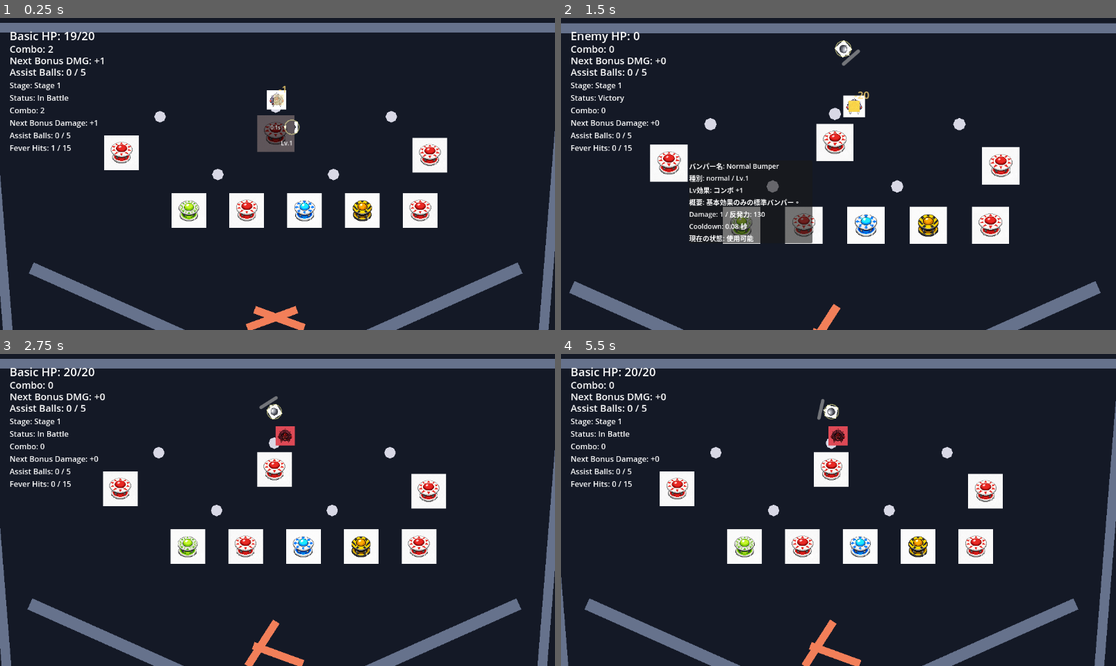
Above: before the commit, frames 1-4 (two rows, left to right).
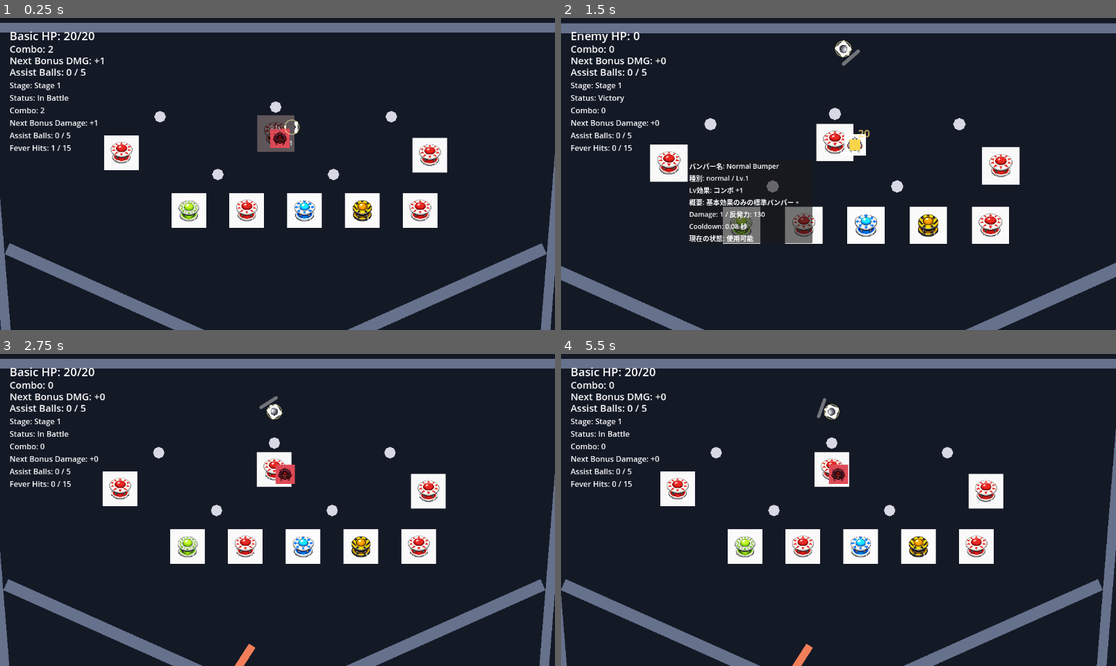
Above: after the commit, the same moments.

Repository: hamayu691-hamy/codex_godot
Game: Godot game, scene res://scenes/PinballBattleScene.tscn
Two runs of this game, one before a commit and one after it. Both use one fixed random seed, a clock stepped at 60 frames per second and the inputs below. The project has no main scene, so this scene is started directly.
Inputs (mouse positions are in pixels of both pictures, inside the frame that each line leads up to):
- Up to frame 1 (0.25 s): no input
- Up to frame 2 (1.5 s): move the mouse to (677, 152) at 0.52 s; hold Right 0.53-1.28 s; hold R 0.53-1.28 s; click (677, 152) at 0.67 s; move the mouse to (683, 152) at 1.27 s; hold Left from 1.28 s (still down); tap K at 1.35 s; click (683, 152) at 1.42 s
- Up to frame 3 (2.75 s): tap R at 1.55 s; move the mouse to (260, 497) at 2.02 s; release Left at 2.03 s; hold Right from 2.03 s (still down); hold R from 2.03 s (still down); tap B at 2.1 s; click (260, 497) at 2.17 s
- Up to frame 4 (5.5 s): move the mouse to (683, 488) at 2.77 s; release R at 2.78 s; tap R at 2.85, 4.55 s; click (683, 488) at 2.92 s; move the mouse to (672, 488) at 3.52 s; release Right at 3.53 s; hold R 3.53-4.28 s; hold Left from 3.53 s (still down); click (672, 488) at 3.67 s; move the mouse to (988, 491) at 4.27 s; tap K at 4.35 s; click (988, 491) at 4.42 s; move the mouse to (694, 591) at 5.02 s; hold R from 5.03 s (still down); tap B at 5.1 s; click (694, 591) at 5.17 s

The runs differ from the first frame. In frame 1, 4.8% of the frame differs, in the area x 0-100%, y 4-100%; in frame 2, 3.3%; in frame 3, 5.3%; in frame 4, 6.1%, in the area x 0-100%, y 14-100%.

Commit message:
Adjust stage field and flipper layout

Diff:
--- a/scripts/gameplay/stage_config.gd
+++ b/scripts/gameplay/stage_config.gd
@@ -4,9 +4,9 @@
 # Stage coordinates are authored in field-space pixels. The origin is the
 # top-left of the play field, X increases to the right, and Y increases down.
 const FIELD_WIDTH: float = 1200.0
-const FIELD_HEIGHT: float = 700.0
+const FIELD_HEIGHT: float = 800.0
 const VIEW_WIDTH: float = 800.0
-const VIEW_HEIGHT: float = 700.0
+const VIEW_HEIGHT: float = 800.0
 # Minimum collision thickness applied to sloped guide walls so that shallow
 # rotations do not make the playable edge too thin for stable ball contacts.
 const SLOPE_WALL_MIN_THICKNESS: float = 25.0
@@ -22,18 +22,18 @@
 
 const STAGE_ENEMY_CONFIGS: Dictionary = {
 	"stage_01": [
-		{"position": Vector2(FIELD_CENTER_X, 170.0), "enemy_type": "basic", "move_range": 260.0, "sprite_path": "res://gazou/enemy_0.png", "sprite_scale": Vector2.ONE * (40.0 / 1254.0)},
+		{"position": Vector2(FIELD_CENTER_X, 250.0), "enemy_type": "basic", "move_range": 260.0, "sprite_path": "res://gazou/enemy_0.png", "sprite_scale": Vector2.ONE * (40.0 / 1254.0)},
 	],
 	"stage_02": [
-		{"position": Vector2(FIELD_CENTER_X - 140.0, 165.0), "enemy_type": "swift", "move_range": 180.0, "sprite_path": "res://gazou/enemy_0.png", "sprite_scale": Vector2.ONE * (34.0 / 1254.0)},
-		{"position": Vector2(FIELD_CENTER_X + 140.0, 165.0), "enemy_type": "swift", "move_range": 180.0, "sprite_path": "res://gazou/enemy_0.png", "sprite_scale": Vector2.ONE * (34.0 / 1254.0)},
+		{"position": Vector2(FIELD_CENTER_X - 140.0, 265.0), "enemy_type": "swift", "move_range": 180.0, "sprite_path": "res://gazou/enemy_0.png", "sprite_scale": Vector2.ONE * (34.0 / 1254.0)},
+		{"position": Vector2(FIELD_CENTER_X + 140.0, 265.0), "enemy_type": "swift", "move_range": 180.0, "sprite_path": "res://gazou/enemy_0.png", "sprite_scale": Vector2.ONE * (34.0 / 1254.0)},
 	],
 	"stage_03": [
-		{"position": Vector2(FIELD_CENTER_X - 120.0, 165.0), "enemy_type": "tank", "move_range": 120.0, "sprite_path": "res://gazou/enemy_0.png", "sprite_scale": Vector2.ONE * (48.0 / 1254.0)},
-		{"position": Vector2(FIELD_CENTER_X + 140.0, 175.0), "enemy_type": "basic", "move_range": 180.0, "sprite_path": "res://gazou/enemy_0.png", "sprite_scale": Vector2.ONE * (40.0 / 1254.0)},
+		{"position": Vector2(FIELD_CENTER_X - 120.0, 265.0), "enemy_type": "tank", "move_range": 120.0, "sprite_path": "res://gazou/enemy_0.png", "sprite_scale": Vector2.ONE * (48.0 / 1254.0)},
+		{"position": Vector2(FIELD_CENTER_X + 140.0, 275.0), "enemy_type": "basic", "move_range": 180.0, "sprite_path": "res://gazou/enemy_0.png", "sprite_scale": Vector2.ONE * (40.0 / 1254.0)},
 	],
 	"stage_boss_01": [
-		{"position": Vector2(FIELD_CENTER_X, 145.0), "enemy_type": "boss", "move_range": 360.0, "sprite_path": "res://gazou/enemy_0.png", "sprite_scale": Vector2.ONE * (64.0 / 1254.0)},
+		{"position": Vector2(FIELD_CENTER_X, 245.0), "enemy_type": "boss", "move_range": 360.0, "sprite_path": "res://gazou/enemy_0.png", "sprite_scale": Vector2.ONE * (64.0 / 1254.0)},
 	],
 }
 
@@ -146,15 +146,15 @@
 			# Flipper guide walls form the lower funnel. Their centers are offset
 			# 270 px from FIELD_CENTER_X and rotated toward the flippers so misses
 			# roll back into the reachable lower play area.
-			{"name": "LeftFlipperGuideWall", "position": Vector2(FIELD_CENTER_X - 270.0, 625.0), "size": Vector2(520.0, 18.0), "rot …(195 unchanged characters)…
-			{"name": "RightFlipperGuideWall", "position": Vector2(FIELD_CENTER_X + 270.0, 625.0), "size": Vector2(520.0, 18.0), "rot …(196 unchanged characters)…
+			{"name": "LeftFlipperGuideWall", "position": Vector2(FIELD_CENTER_X - 320.0, 585.0), "size": Vector2(520.0, 18.0), "rot …(195 unchanged characters)…
+			{"name": "RightFlipperGuideWall", "position": Vector2(FIELD_CENTER_X + 320.0, 585.0), "size": Vector2(520.0, 18.0), "rot …(196 unchanged characters)…
 		],
 		"flipper_configs": [
 			# Flipper pivots are centered 50 px left/right of FIELD_CENTER_X near
 			# the bottom of the field. Offsets move collision/visual shapes away
 			# from the pivot, creating the lever arm used for pinball-style hits.
-			{"name": "LeftFlipper", "position": Vector2(FIELD_CENTER_X - 50.0, 640.0), "collision_offset": Vector2(45.0, 0.0), "visual_offset": Vector2(45.0, 0.0), "size": Vector2(110.0, 16.0), "rest_rotation": -0.35, "active_rotation": -1.0, "rotate_speed": 14.0, "input_key": KEY_LEFT, "side": -1.0, …(62 unchanged characters)…
-			{"name": "RightFlipper", "position": Vector2(FIELD_CENTER_X + 50.0, 640.0), "collision_offset": Vector2(-45.0, 0.0), "visual_offset": Vector2(-45.0, 0.0), "size": Vector2(110.0, 16.0), "rest_rotation": 0.35, "active_rotation": 1.0, "rotate_speed": 14.0, "input_key": KEY_RIGHT, "side": 1.0, …(62 unchanged characters)…
+			{"name": "LeftFlipper", "position": Vector2(FIELD_CENTER_X - 100.0, 690.0), "collision_offset": Vector2(45.0, 0.0), "visual_offset": Vector2(45.0, 0.0), "size": Vector2(110.0, 16.0), "rest_rotation": 0.45, "active_rotation": -1.0, "rotate_speed": 16.0, "input_key": KEY_LEFT, "side": -1.0, …(62 unchanged characters)…
+			{"name": "RightFlipper", "position": Vector2(FIELD_CENTER_X + 100.0, 690.0), "collision_offset": Vector2(-45.0, 0.0), "visual_offset": Vector2(-45.0, 0.0), "size": Vector2(110.0, 16.0), "rest_rotation": -0.45, "active_rotation": 1.0, "rotate_speed": 16.0, "input_key": KEY_RIGHT, "side": 1.0, …(62 unchanged characters)…
 		],
 		"enemy_configs": STAGE_ENEMY_CONFIGS["stage_01"],
 	},
